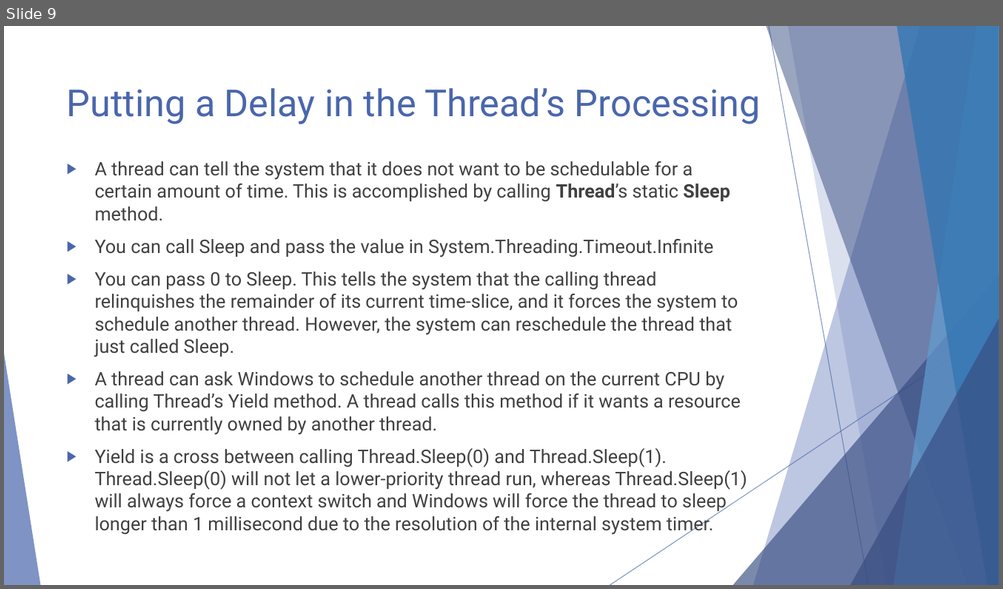
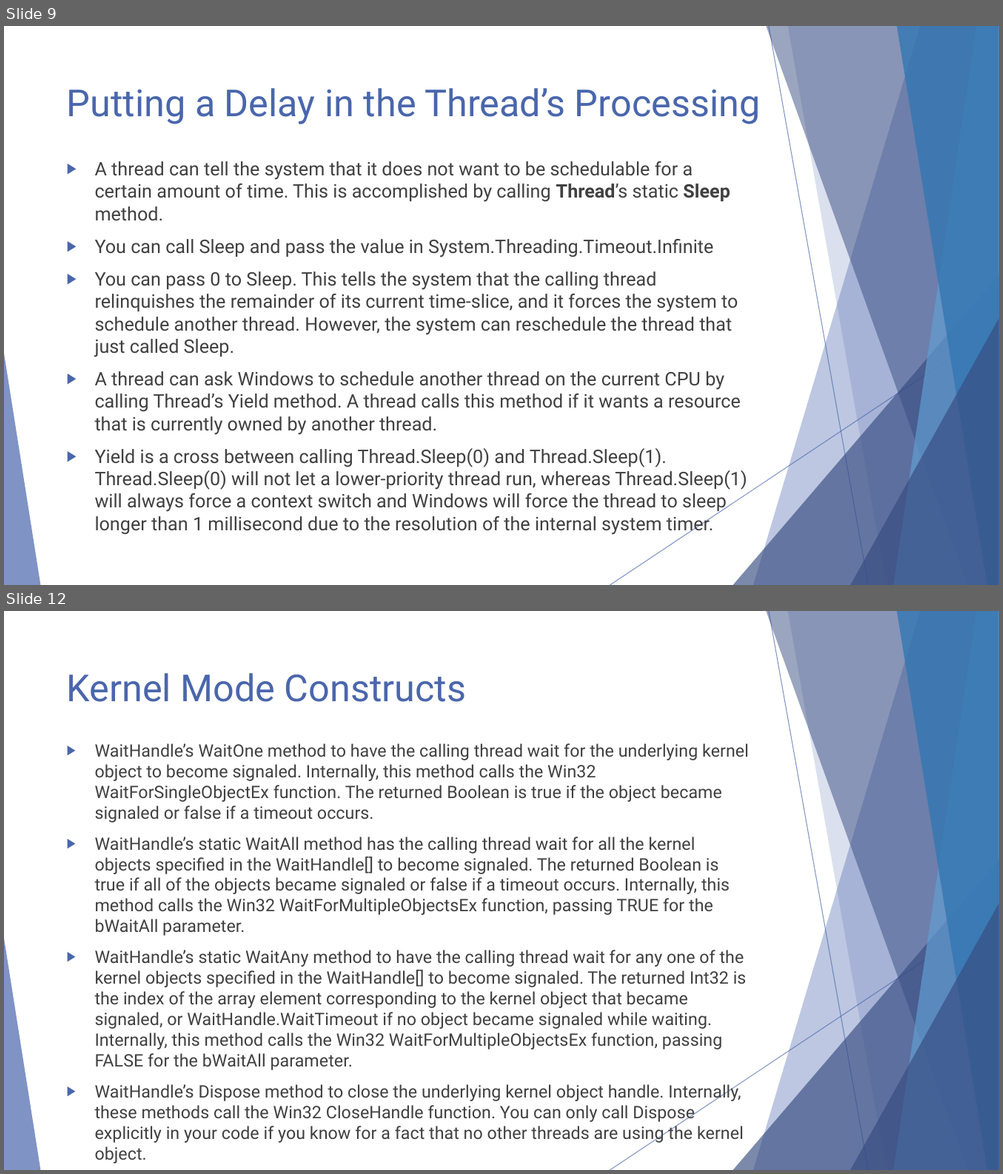
Before and after one commit to tigertop/RAU-OS-Labs, a slide deck: Lab 6/RAU-OS-Lab6.pptx. Shown one above the other, each under a label of ours: slide 9 before the commit, slides 9 and 12 after it; the slides between them are not shown. The pictures are 1003x589 and 1003x1174 pixels, drawn with LibreOffice and Linux fonts; fonts in the diff are those of the drawing. Boxes give left, top, right and bottom in pixels: in the first picture for what was removed or moved away, otherwise in the second. Text is boxed around its words. In the diff, an @@ line names an element or a change of style, - is before the commit and + after.

Commit message:
Added material for Kernel-Mode Constructs

```diff
--- a/Lab 6/RAU-OS-Lab6.pptx
+++ b/Lab 6/RAU-OS-Lab6.pptx
@@ slide 12 added at bbox=[4, 611, 999, 1170], background #FFFFFF; not listed: 10 template elements that a slide beside it also shows @@
@@ title added at bbox=[67, 673, 466, 702], 36 pt, text #4A66AC @@
+Kernel Mode Constructs
@@ text added at bbox=[95, 743, 748, 1164], 16.6 pt, text #404040 @@
+▶ WaitHandle’s WaitOne method to have the calling thread wait for the underlying kernel object to become signaled. Internally, this method calls the Win32 WaitForSingleObjectEx function. The returned Boolean is true if the object became signaled or false if a timeout occurs.
+▶ WaitHandle’s static WaitAll method has the calling thread wait for all the kernel objects specified in the WaitHandle[] to become signaled. The returned Boolean is true if all of the objects became signaled or false if a timeout occurs. Internally, this method calls the Win32 WaitForMultipleObjectsEx function, passing TRUE for the bWaitAll parameter.
+▶ WaitHandle’s static WaitAny method to have the calling thread wait for any one of the kernel objects specified in the WaitHandle[] to become signaled. The returned Int32 is the index of the array element corresponding to the kernel object that became signaled, or WaitHandle.WaitTimeout if no object became signaled while waiting. Internally, this method calls the Win32 WaitForMultipleObjectsEx function, passing FALSE for the bWaitAll parameter.
+▶ WaitHandle’s Dispose method to close the underlying kernel object handle. Internally, these methods call the Win32 CloseHandle function. You can only call Dispose explicitly in your code if you know for a fact that no other threads are using the kernel object.
```
Also in this commit, not shown: 6 other slides added, 1 other file.
